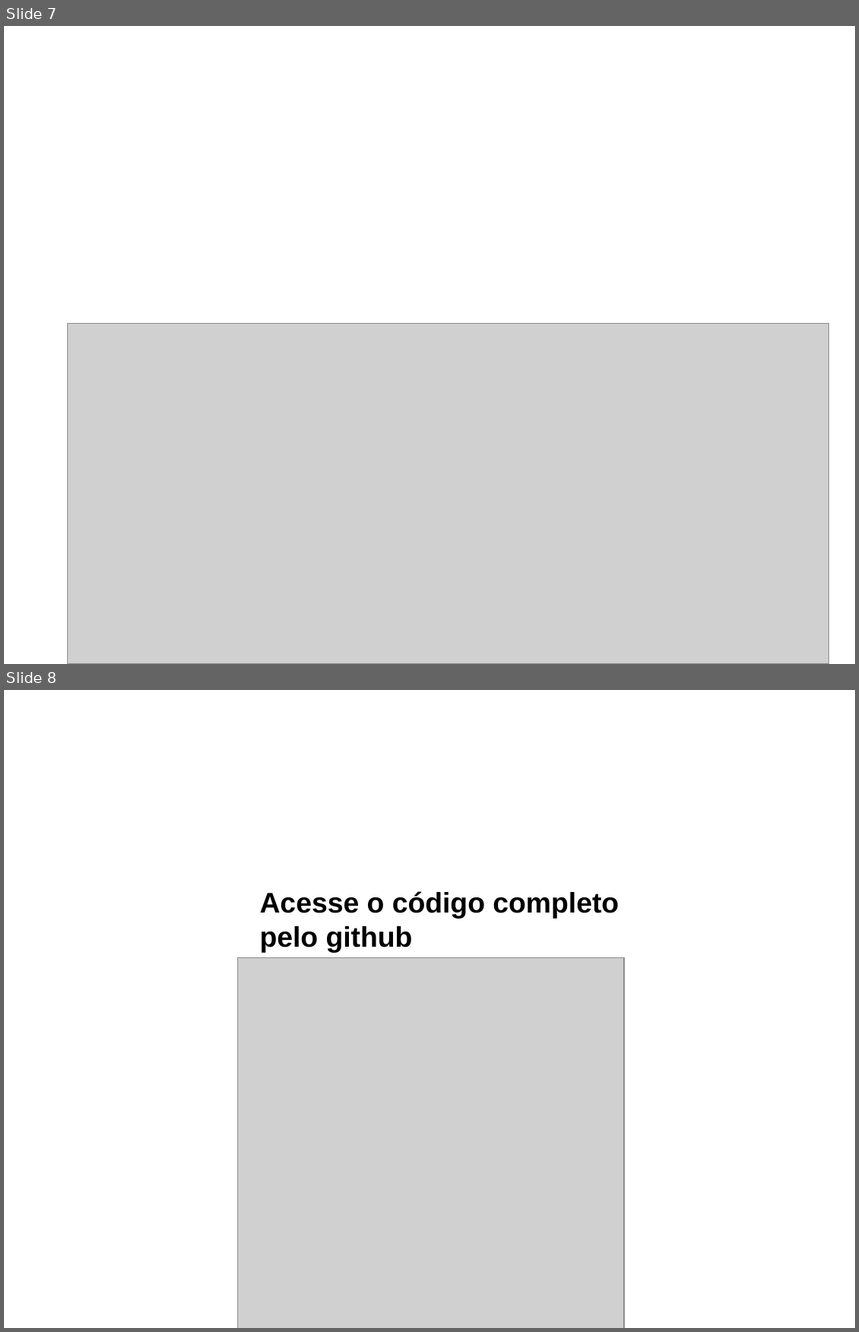
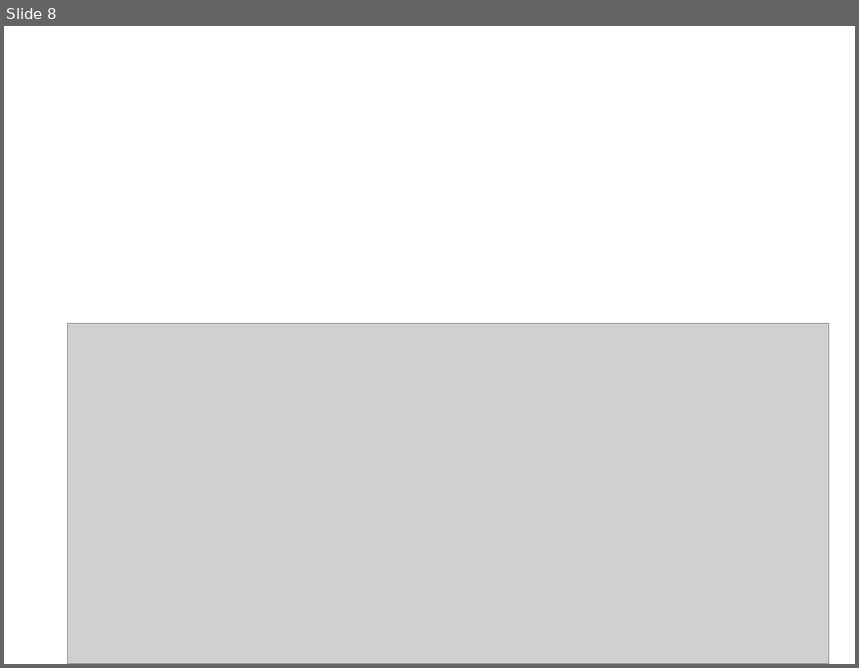
Before and after one commit to jefftdb/mini_curso, a slide deck: mini_curso_Orientado_a_Objeto.pptx. Shown one above the other, each under a label of ours: slides 7 and 8 before the commit, slide 8 after it. The pictures are 859x1332 and 859x668 pixels, drawn with LibreOffice and Linux fonts; fonts in the diff are those of the drawing; grey boxes stand for pictures; background and template pictures are left out. Boxes give left, top, right and bottom in pixels: in the first picture for what was removed or moved away, otherwise in the second. Text is boxed around its words. In the diff, an @@ line names an element or a change of style, - is before the commit and + after.

```diff
--- a/mini_curso_Orientado_a_Objeto.pptx
+++ b/mini_curso_Orientado_a_Objeto.pptx
@@ slide 8 removed at [4, 690, 855, 1328], background picture (left out) @@
@@ text removed at [260, 891, 619, 952] @@
-Acesse o código completo pelo github
@@ picture removed at [238, 958, 624, 1328] @@
@@ what was slide 7 is now slide 8 @@
```
Also in this commit, not shown: 4 slides changed, 2 slides added.
